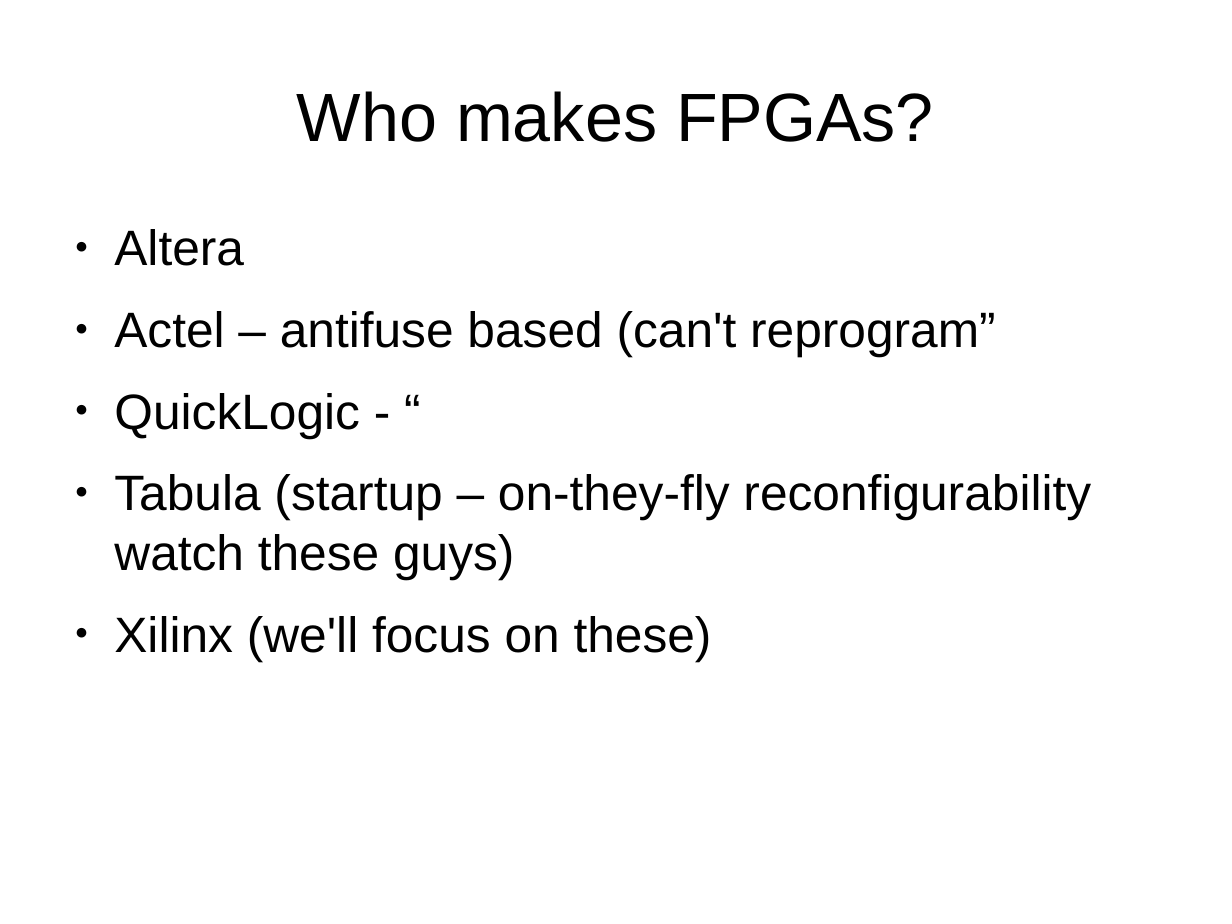
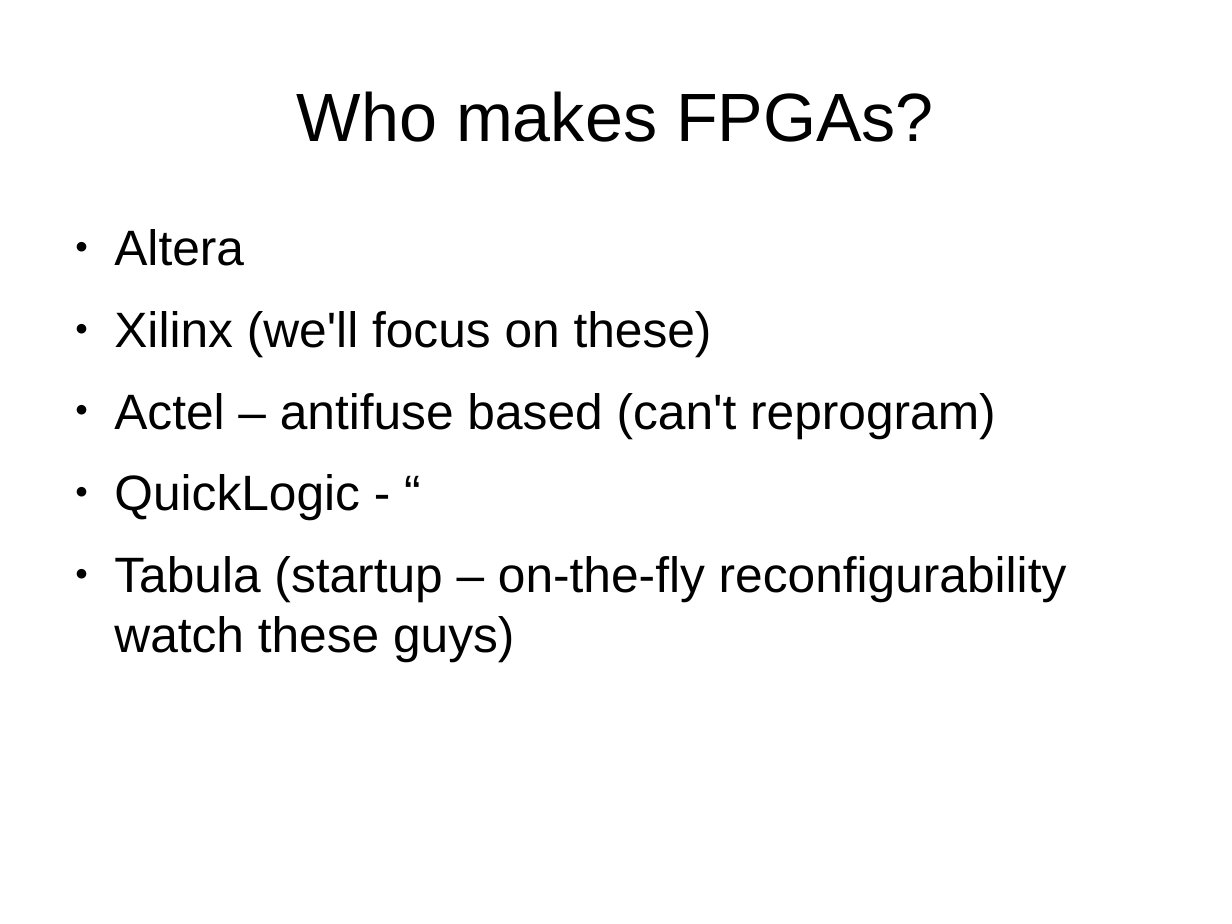
Before and after one commit to philtomson/fpga_pres, a slide deck: slide 14 of fpga_pres.odp (slide 12 before the commit). Drawn at 1232x924 pixels with LibreOffice and Linux fonts; fonts in the diff are those of the drawing. Boxes give left, top, right and bottom in pixels: in the first picture for what was removed or moved away, otherwise in the second. Text is boxed around its words. In the diff, an @@ line names an element or a change of style, - is before the commit and + after.

```diff
--- a/fpga_pres.odp
+++ b/fpga_pres.odp
@@ text at box(114, 311, 996, 438): text changed @@
-● Actel – antifuse based (can't reprogram”
+● Xilinx (we'll focus on these)
+● Actel – antifuse based (can't reprogram)
@@ text at box(114, 556, 1067, 661): text changed @@
-● Tabula (startup – on-they-fly reconfigurability watch these guys)
-● Xilinx (we'll focus on these)
+● Tabula (startup – on-the-fly reconfigurability watch these guys)
```
Also in this commit, not shown: 14 other slides changed, 8 slides added, 1 slide removed.
